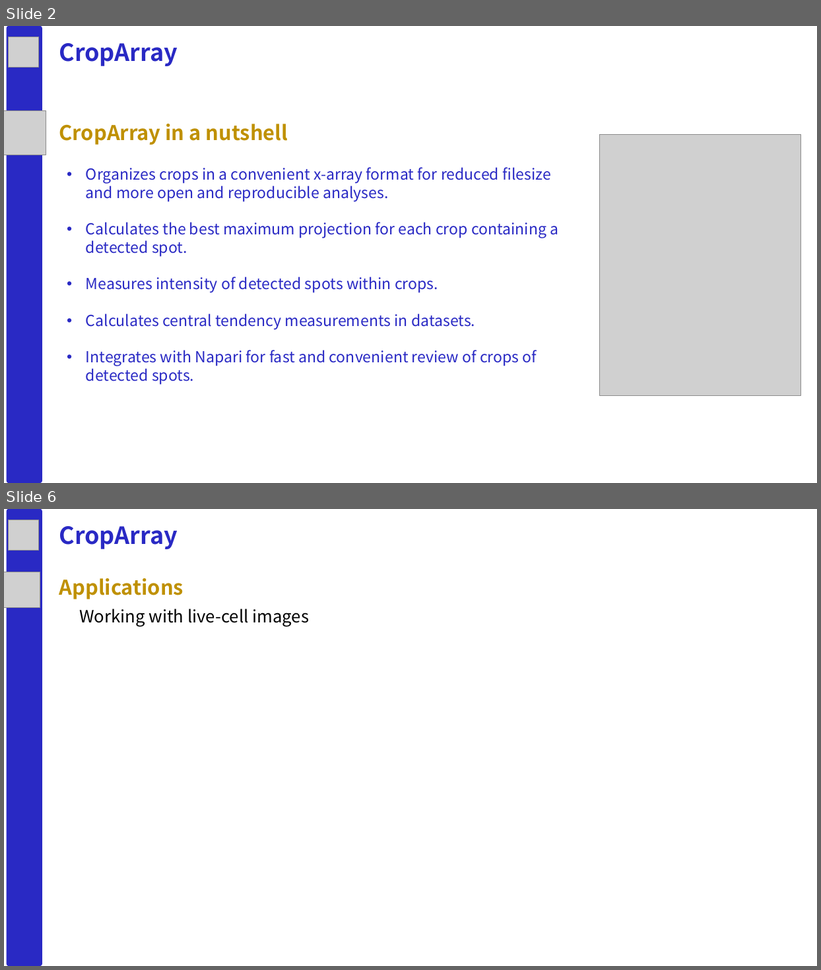
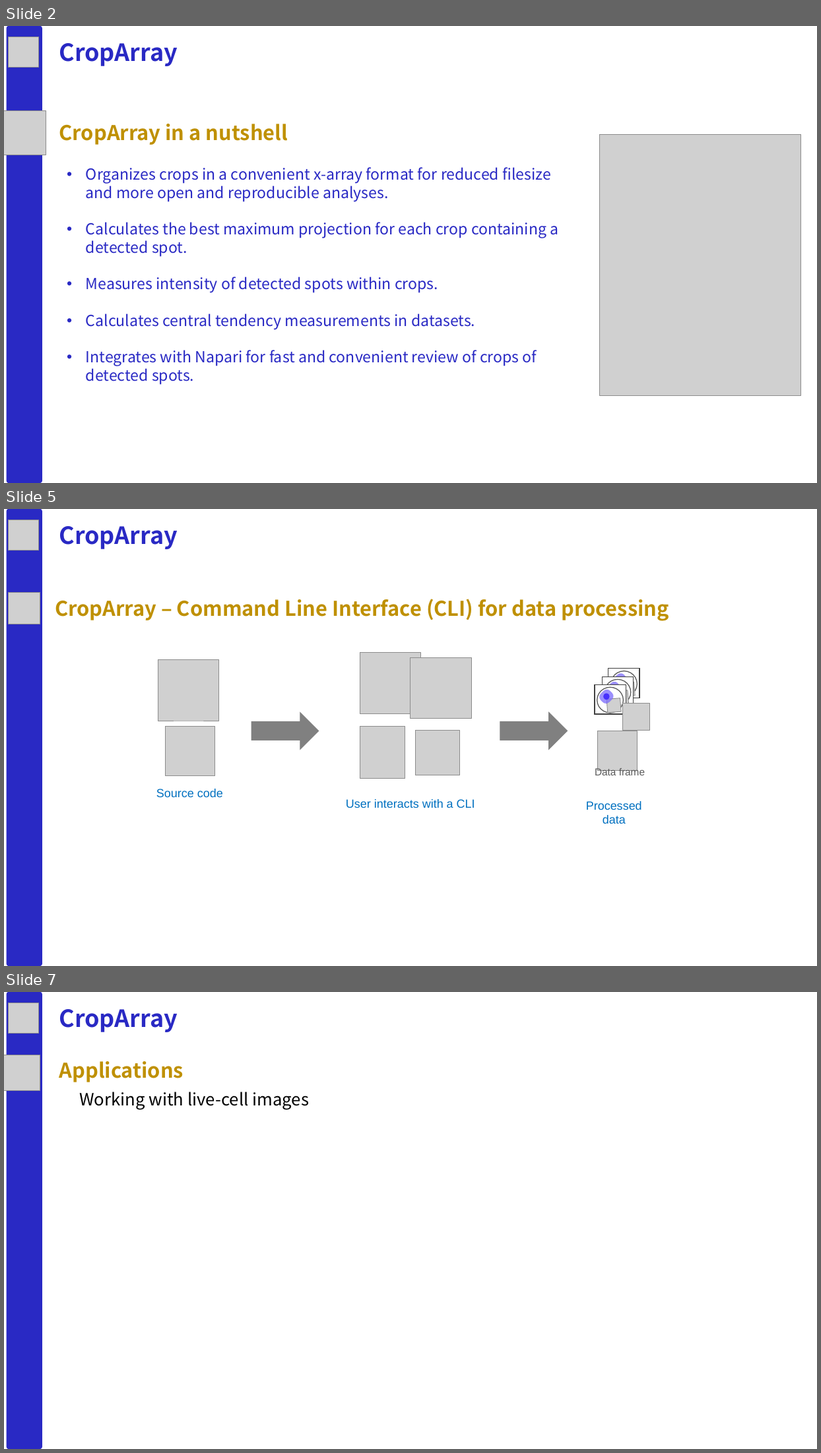
Before and after one commit to Colorado-State-University-Stasevich-Lab/croparray, a slide deck: planning/CropArray_Planning.pptx. Shown one above the other, each under a label of ours: slides 2 and 6 before the commit, slides 2, 5 and 7 after it; the slides between them are not shown. The pictures are 821x970 and 821x1453 pixels, drawn with LibreOffice and Linux fonts; fonts in the diff are those of the drawing; grey boxes stand for pictures. Boxes give left, top, right and bottom in pixels: in the first picture for what was removed or moved away, otherwise in the second. Text is boxed around its words. In the diff, an @@ line names an element or a change of style, - is before the commit and + after.

```diff
--- a/planning/CropArray_Planning.pptx
+++ b/planning/CropArray_Planning.pptx
@@ slide 5 added at <box>4,509,817,966</box>, background #FFFFFF @@
@@ rounded rectangle added at <box>7,509,42,966</box>, fill #2929C4 @@
@@ picture added at <box>8,520,39,551</box> @@
@@ text added at <box>59,526,178,549</box>, 28 pt, text #2929C4, bold @@
+CropArray
@@ picture added at <box>9,593,40,625</box> @@
@@ text added at <box>55,599,669,621</box>, 24 pt, text #BF9000, bold @@
+CropArray – Command Line Interface (CLI) for data processing
@@ picture added at <box>158,659,219,721</box> @@
@@ picture added at <box>360,653,421,714</box> @@
@@ picture added at <box>411,658,472,719</box> @@
@@ group added at <box>595,669,650,730</box>: 5 ellipses, 4 pictures, 3 rectangles, 3 rounded rectangles @@
@@ right arrow added at <box>252,713,319,749</box>, fill #808080, outline #808080 1 pt @@
@@ right arrow added at <box>500,713,568,749</box>, fill #808080, outline #808080 1 pt @@
@@ picture added at <box>166,727,215,776</box> @@
@@ picture added at <box>360,727,405,779</box> @@
@@ picture added at <box>416,730,460,775</box> @@
@@ picture added at <box>597,731,637,770</box> @@
@@ text added at <box>595,768,645,778</box>, 12 pt, text #595959 @@
+Data frame
@@ text added at <box>156,789,223,797</box>, 14 pt, text #0070C0 @@
+Source code
@@ text added at <box>346,799,475,808</box>, 14 pt, text #0070C0 @@
+User interacts with a CLI
@@ text added at <box>586,801,642,824</box>, 14 pt, text #0070C0 @@
+Processed data
@@ what was slide 6 is now slide 7 @@
```
Also in this commit, not shown: 5 slides changed.
